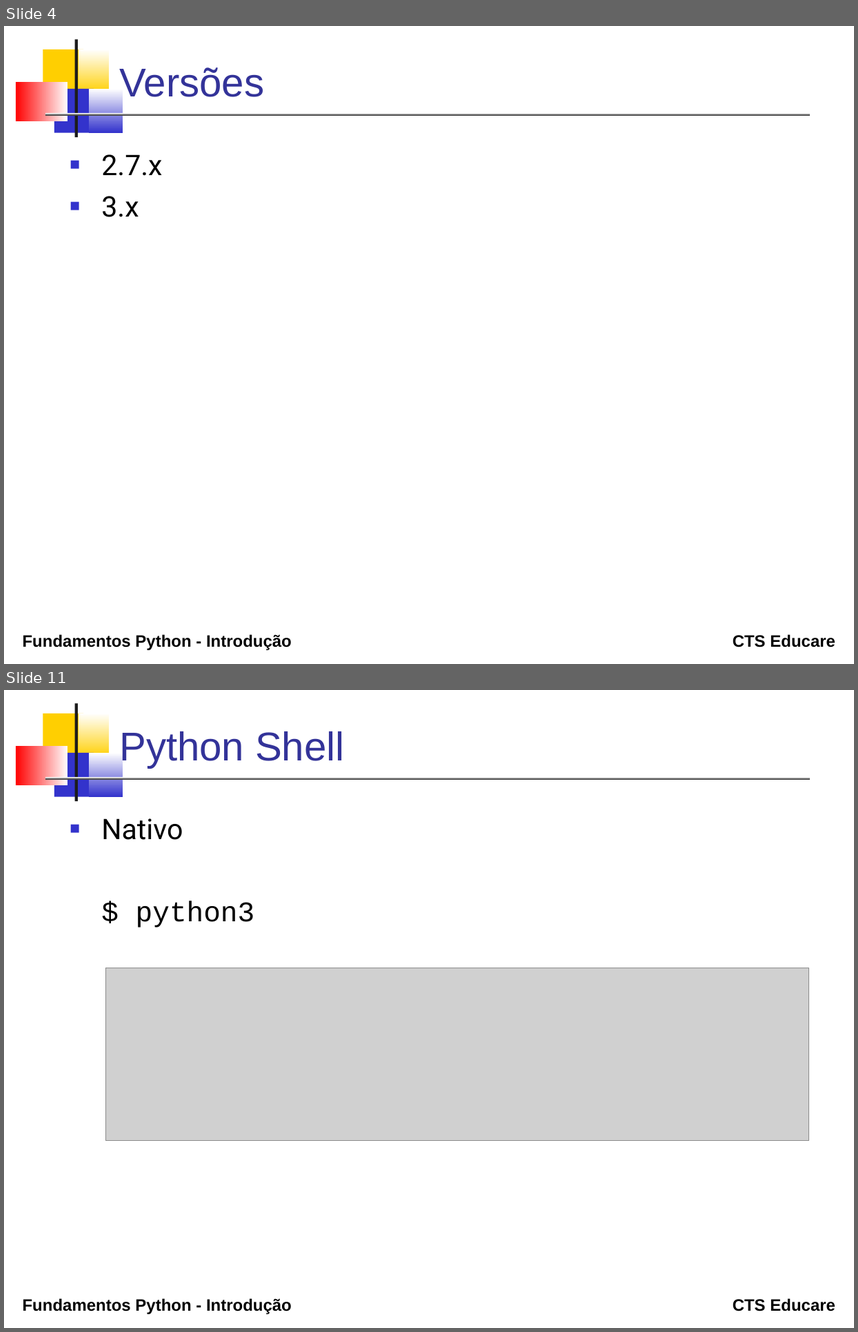
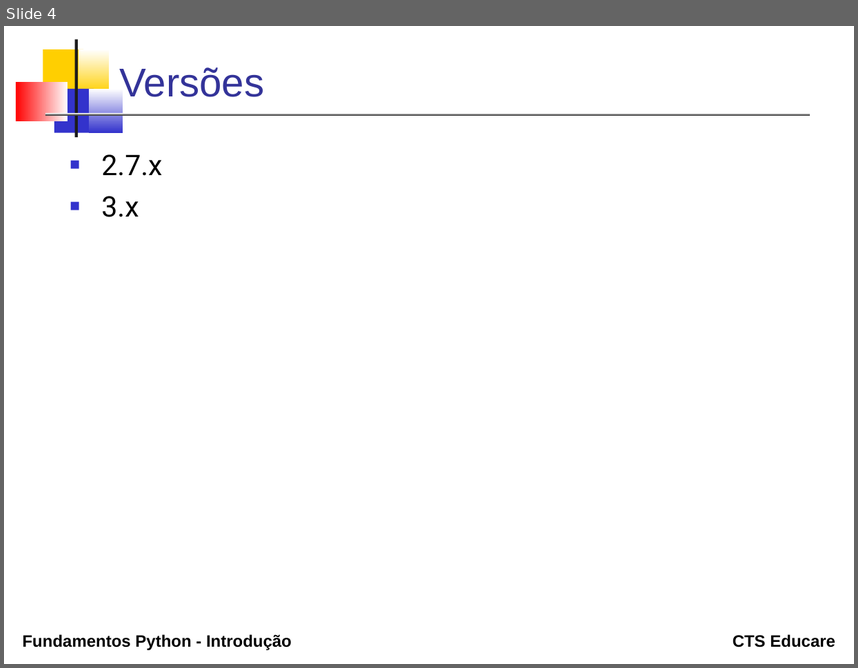
Before and after one commit to erosvitor/curso-python-fundamentos, a slide deck: topicos/01_introducao/Introducao.odp. Shown one above the other, each under a label of ours: slides 4 and 11 before the commit, slide 4 after it; the slides between them are not shown. The pictures are 858x1332 and 858x668 pixels, drawn with LibreOffice and Linux fonts; fonts in the diff are those of the drawing; grey boxes stand for pictures. Boxes give left, top, right and bottom in pixels: in the first picture for what was removed or moved away, otherwise in the second. Text is boxed around its words. In the diff, an @@ line names an element or a change of style, - is before the commit and + after.

```diff
--- a/topicos/01_introducao/Introducao.odp
+++ b/topicos/01_introducao/Introducao.odp
@@ slide 11 removed at bbox=[4, 690, 854, 1328], background #FFFFFF; not listed: 9 template elements that a slide beside it also shows @@
@@ title removed at bbox=[119, 731, 344, 768] @@
-Python Shell
@@ text removed at bbox=[101, 818, 255, 927] @@
-■ Nativo
-$ python3
@@ picture removed at bbox=[106, 968, 809, 1141] @@
```
Also in this commit, not shown: 4 slides changed, 2 slides added, 6 other slides removed, 14 other files.
